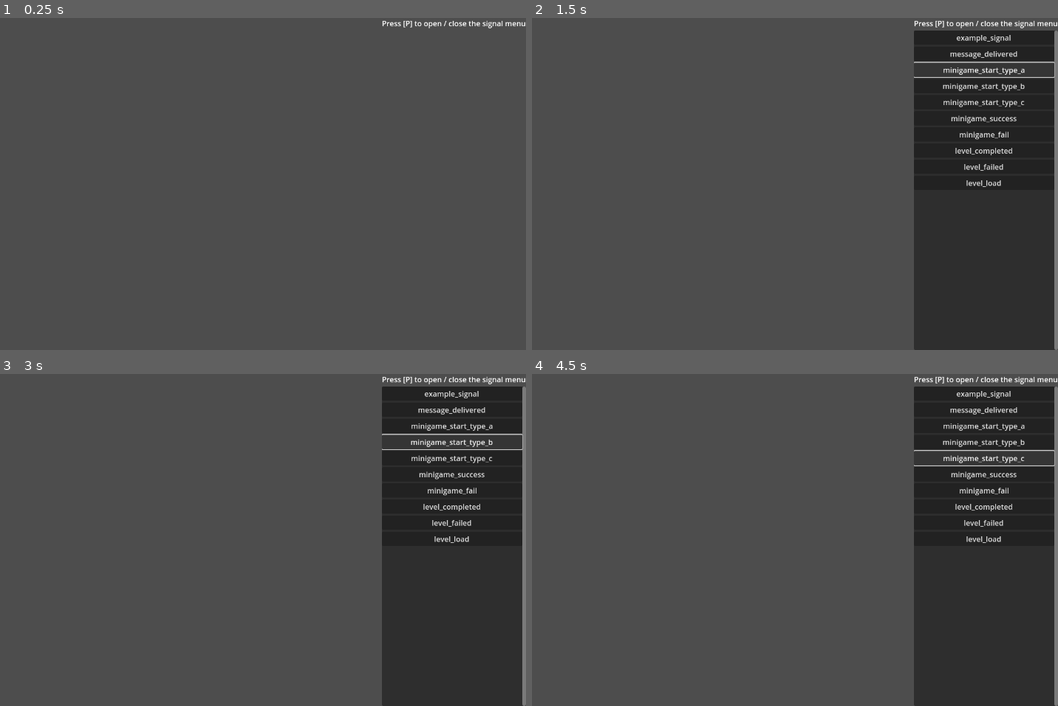
Above: before the commit, frames 1-4 (two rows, left to right).
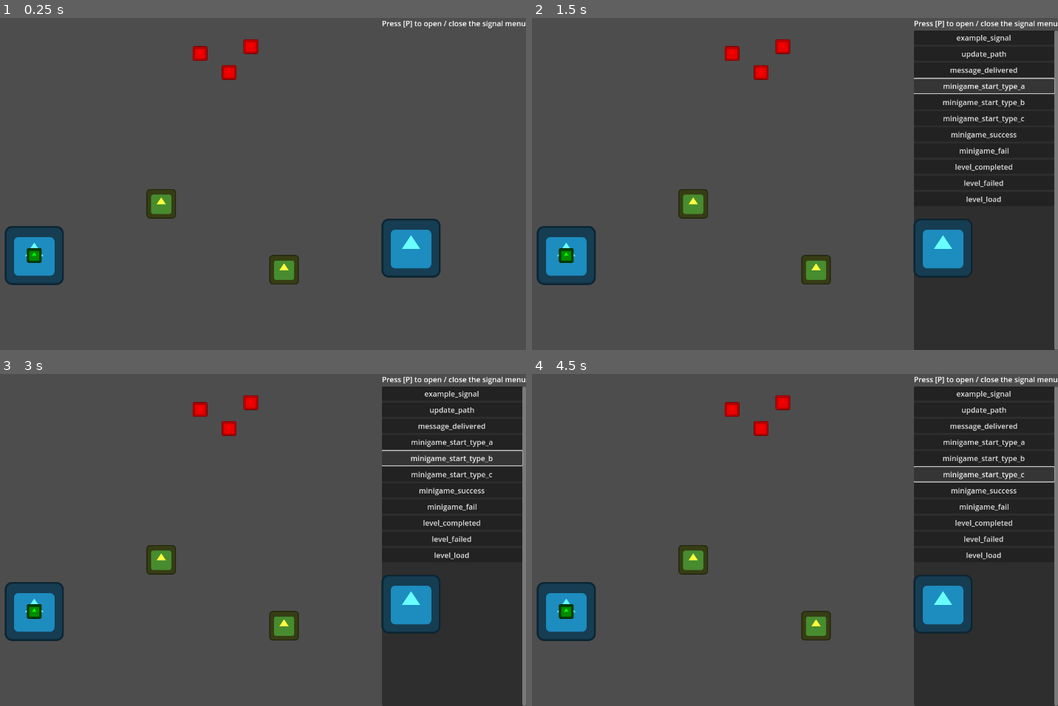
Above: after the commit, the same moments.

Repository: MattCzar13/the-king-s-secret
Game: Godot game, scene res://scenes/root.tscn
Two runs of this game, one before a commit and one after it. Both use one fixed random seed, a clock stepped at 60 frames per second and the inputs below. The engine's default icon, where the game draws it, is replaced by a stand-in: a white triangle on a blue panel in a dark square.
Inputs:
- Up to frame 1 (0.25 s): no input
- Up to frame 2 (1.5 s): tap P (debug_menu_signals) at 0.5 s; click "minigame_start_type_a" at 1.25 s
- Up to frame 3 (3 s): click "minigame_start_type_a" at 2 s; click "minigame_start_type_b" at 2.75 s
- Up to frame 4 (4.5 s): click "minigame_start_type_b" at 3.5 s; click "minigame_start_type_c" at 4.25 s

The runs differ from the first frame. In frame 1, 5.3% of the frame differs, in the area x 0-84%, y 6-81%; in frame 2, 7.0%; in frame 3, 7.0%; in frame 4, 7.1%, in the area x 0-100%, y 6-81%.

Commit message:
Skeleton code
A bunch of setup code that introduces empty classes and objects

Diff:
--- a/globals.gd
+++ b/globals.gd
@@ -5,7 +5,21 @@
 # a variable declared inside this script, do
 ## Globals.variable_name
 
+# TODO: Spawning messengers from the starting castle
+# TODO: Moving messengers along the path
+# TODO: Give messengers an actual text message to deliver, check if it is "correct" when delivered
+# TODO: Give towers encryption / decryption functionality to messengers that walk through them
+# TODO: Minigames
+# TODO: Include towers in path calculation
+# TODO: Let the player place any kind of tower manually (through a menu, or hotkeys)
+# TODO: Randomly spawn enemies at spawn points, with a limit on how many can exist at a time
+# TODO: Pathfinding for enemies (navigation agent / region nodes + collision shapes)
+# TODO: Enemy actions (sabotaging messages, attacking messengers, etc etc)
+
+
 signal example_signal
+
+signal update_path
 
 signal message_delivered
 
--- /dev/null
+++ b/scenes/castle.gd
@@ -0,0 +1,5 @@
+extends Node2D
+class_name Castle
+
+# Castle object
+# Serves as the start / end point for messages
--- /dev/null
+++ b/scenes/castle.tscn
@@ -0,0 +1,11 @@
+[gd_scene load_steps=3 format=3 uid="uid://biwwlsdfm47i3"]
+
+[ext_resource type="Script" uid="uid://47pw8a6hf7rl" path="res://scenes/castle.gd" id="1_0ysgy"]
+[ext_resource type="Texture2D" uid="uid://btdcfi2ki51hw" path="res://icon.svg" id="1_bly62"]
+
+[node name="Castle" type="Node2D"]
+script = ExtResource("1_0ysgy")
+
+[node name="Sprite2D" type="Sprite2D" parent="."]
+modulate = Color(0.4117647, 1, 1, 1)
+texture = ExtResource("1_bly62")
--- /dev/null
+++ b/scenes/enemy.gd
@@ -0,0 +1,5 @@
+extends Node2D
+class_name Enemy
+
+# Enemy object
+# Eventually makes its way to the player's towers / messengers
--- /dev/null
+++ b/scenes/enemy.tscn
@@ -0,0 +1,12 @@
+[gd_scene load_steps=3 format=3 uid="uid://c8fcqyfic7k4b"]
+
+[ext_resource type="Texture2D" uid="uid://btdcfi2ki51hw" path="res://icon.svg" id="1_7p1mj"]
+[ext_resource type="Script" uid="uid://fpenj1neqr1h" path="res://scenes/enemy.gd" id="1_md0e3"]
+
+[node name="Enemy" type="Node2D"]
+script = ExtResource("1_md0e3")
+
+[node name="Sprite2D" type="Sprite2D" parent="."]
+modulate = Color(3.2944162, 0, 0, 1)
+scale = Vector2(0.25, 0.25)
+texture = ExtResource("1_7p1mj")
--- /dev/null
+++ b/scenes/levels/level_1.gd
@@ -0,0 +1,29 @@
+extends Node
+class_name Level
+
+# A level always has two castles: one creates messages, the other receives them
+@export var starting_castle : Node2D
+@export var ending_castle : Node2D
+
+# A level always has at least one spawn point for enemies
+@export var enemy_spawn_points : Array[Node2D]
+
+# A level needs a reference to the path between the two castles
+@export var path : Path2D
+
+func _ready() -> void:
+	Globals.update_path.connect(update_path)
+
+	update_path()
+
+# Updates the path node to link the castles
+func update_path():
+	# Clear the path curve
+	path.curve = Curve2D.new()
+	# Start the curve with the starting castle location
+	path.curve.add_point(starting_castle.position)
+
+	# TODO: Use towers as intermediate points
+
+	# End the curve with the ending castle location
+	path.curve.add_point(ending_castle.position)
--- /dev/null
+++ b/scenes/levels/level_1.tscn
@@ -0,0 +1,50 @@
+[gd_scene load_steps=7 format=3 uid="uid://bb3rmx40e11yl"]
+
+[ext_resource type="Script" uid="uid://0ckqtfclytib" path="res://scenes/levels/level_1.gd" id="1_ksju7"]
+[ext_resource type="PackedScene" uid="uid://biwwlsdfm47i3" path="res://scenes/castle.tscn" id="2_6iamk"]
+[ext_resource type="PackedScene" uid="uid://b0dh6ts2d8qxb" path="res://scenes/messenger.tscn" id="3_6761a"]
+[ext_resource type="PackedScene" uid="uid://n88y1vrsh0ri" path="res://scenes/tower.tscn" id="3_nsrm0"]
+[ext_resource type="PackedScene" uid="uid://c8fcqyfic7k4b" path="res://scenes/enemy.tscn" id="4_x42e6"]
+
+[sub_resource type="Curve2D" id="Curve2D_6iamk"]
+
+[node name="Level 1" type="Node" node_paths=PackedStringArray("starting_castle", "ending_castle", "enemy_spawn_points", "path")]
+script = ExtResource("1_ksju7")
+starting_castle = NodePath("Castle A")
+ending_castle = NodePath("Castle B")
+enemy_spawn_points = [NodePath("Enemy spawn points/Marker2D")]
+path = NodePath("Messenger Path")
+
+[node name="Camera" type="Camera2D" parent="."]
+anchor_mode = 0
+
+[node name="Enemy spawn points" type="Node" parent="."]
+
+[node name="Marker2D" type="Marker2D" parent="Enemy spawn points"]
+position = Vector2(626, 45)
+
+[node name="Castle A" parent="." instance=ExtResource("2_6iamk")]
+position = Vector2(215, 515)
+
+[node name="Castle B" parent="." instance=ExtResource("2_6iamk")]
+position = Vector2(1031, 499)
+
+[node name="Messenger Path" type="Path2D" parent="."]
+curve = SubResource("Curve2D_6iamk")
+
+[node name="Messenger" parent="Messenger Path" instance=ExtResource("3_6761a")]
+
+[node name="Tower" parent="." instance=ExtResource("3_nsrm0")]
+position = Vector2(490, 403)
+
+[node name="Tower2" parent="." instance=ExtResource("3_nsrm0")]
+position = Vector2(756, 546)
+
+[node name="Enemy" parent="." instance=ExtResource("4_x42e6")]
+position = Vector2(574, 77)
+
+[node name="Enemy2" parent="." instance=ExtResource("4_x42e6")]
+position = Vector2(684, 62)
+
+[node name="Enemy3" parent="." instance=ExtResource("4_x42e6")]
+position = Vector2(637, 118)
--- /dev/null
+++ b/scenes/messenger.gd
@@ -0,0 +1,6 @@
+extends PathFollow2D
+class_name Messenger
+
+# Messenger object
+# This is a PathFollow2D, which means we can very easily move it
+# along a Path2D as long as it is a child of one
--- /dev/null
+++ b/scenes/messenger.tscn
@@ -0,0 +1,12 @@
+[gd_scene load_steps=3 format=3 uid="uid://b0dh6ts2d8qxb"]
+
+[ext_resource type="Script" uid="uid://xuxrbn07bcpy" path="res://scenes/messenger.gd" id="1_l8t3m"]
+[ext_resource type="Texture2D" uid="uid://btdcfi2ki51hw" path="res://icon.svg" id="2_poq2w"]
+
+[node name="Messenger" type="PathFollow2D"]
+script = ExtResource("1_l8t3m")
+
+[node name="Sprite2D" type="Sprite2D" parent="."]
+modulate = Color(0, 1, 0, 1)
+scale = Vector2(0.25, 0.25)
+texture = ExtResource("2_poq2w")
--- a/scenes/root.gd
+++ b/scenes/root.gd
@@ -4,8 +4,23 @@
 
 ## TODO: a lot of stuff
 
+# We should have a reference to our level node, so we can easily
+# pause and unpause the level during minigames (you can pause nodes directly)
+@export var level : Node
+
 func _ready() -> void:
 	Globals.example_signal.connect(print.bind("Example signal received!"))
 
+	# when a message is delivered, check if the delivery amount has hit the goal
+	Globals.message_delivered.connect(win_condition_message_check)
+
+	Globals.level_completed.connect(print.bind("you win!"))
+
 func _physics_process(delta: float) -> void:
 	pass
+
+func win_condition_message_check():
+	# Checks if the amount of successful deliveries has hit the goal for the level
+	# and if so, the level has been completed
+	if Globals.level_information["messages_delivered"] >= Globals.level_information["message_delivery_goal"]:
+		Globals.level_completed.emit()
--- a/scenes/root.tscn
+++ b/scenes/root.tscn
@@ -1,10 +1,13 @@
-[gd_scene load_steps=3 format=3 uid="uid://dh4djwbk5nl5d"]
+[gd_scene load_steps=4 format=3 uid="uid://dh4djwbk5nl5d"]
 
 [ext_resource type="PackedScene" uid="uid://b3x0usay4dmog" path="res://scenes/debug_panel.tscn" id="1_j5px3"]
 [ext_resource type="Script" uid="uid://duxelmudiyuo6" path="res://scenes/root.gd" id="1_twpsu"]
+[ext_resource type="PackedScene" uid="uid://bb3rmx40e11yl" path="res://scenes/levels/level_1.tscn" id="3_lrqlo"]
 
 [node name="Root" type="Node"]
 script = ExtResource("1_twpsu")
 
 [node name="Debug Panel" parent="." instance=ExtResource("1_j5px3")]
 visible = false
+
+[node name="Level 1" parent="." instance=ExtResource("3_lrqlo")]
--- /dev/null
+++ b/scenes/tower.gd
@@ -0,0 +1,5 @@
+extends Node2D
+class_name Tower
+
+# Tower object
+# Serves as intermediate points for messages to pass through
--- /dev/null
+++ b/scenes/tower.tscn
@@ -0,0 +1,12 @@
+[gd_scene load_steps=3 format=3 uid="uid://n88y1vrsh0ri"]
+
+[ext_resource type="Texture2D" uid="uid://btdcfi2ki51hw" path="res://icon.svg" id="1_2x682"]
+[ext_resource type="Script" uid="uid://bcxt57hs3gndd" path="res://scenes/tower.gd" id="1_ay4al"]
+
+[node name="Tower" type="Node2D"]
+script = ExtResource("1_ay4al")
+
+[node name="Sprite2D" type="Sprite2D" parent="."]
+modulate = Color(1, 1, 0.24705882, 1)
+scale = Vector2(0.5, 0.5)
+texture = ExtResource("1_2x682")
Not shown, added: scenes/castle.gd.uid
Not shown, added: scenes/enemy.gd.uid
Not shown, added: scenes/levels/level_1.gd.uid
Not shown, added: scenes/messenger.gd.uid
Not shown, added: scenes/tower.gd.uid
